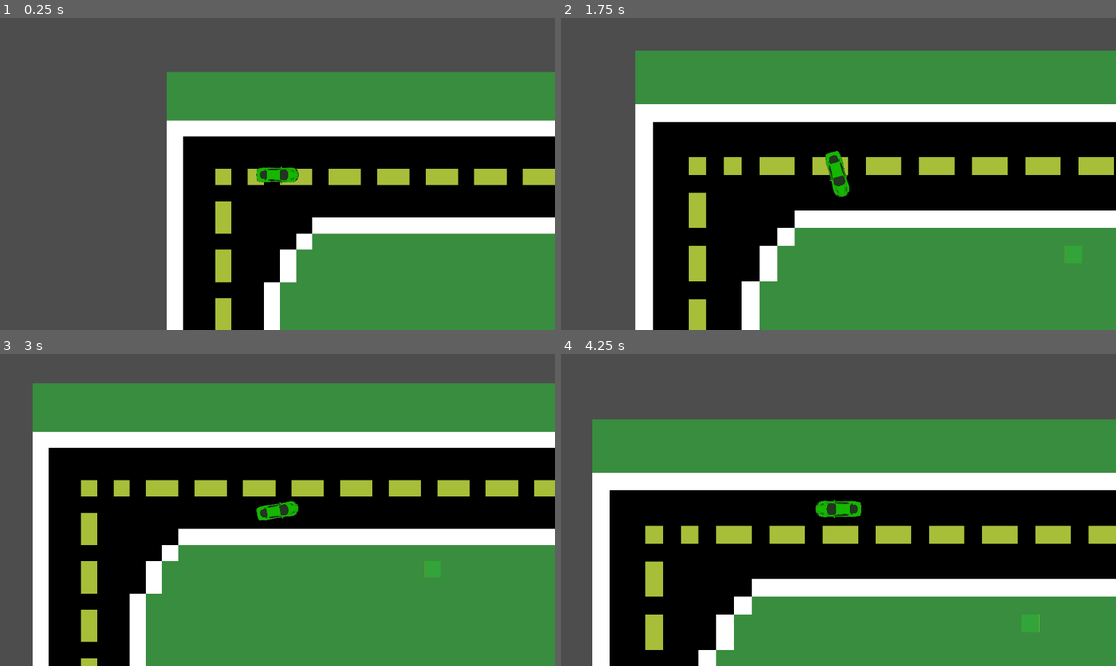
Above: before the commit, frames 1-4 (two rows, left to right).
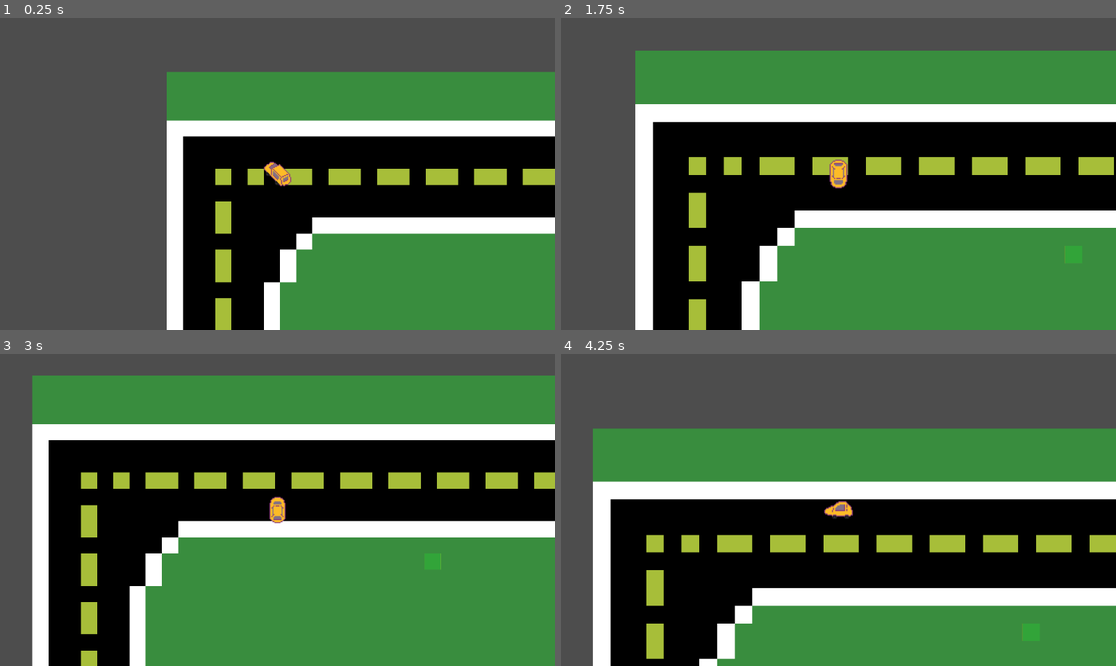
Above: after the commit, the same moments.

Repository: adrian-azan/Free-Parking
Game: Godot game, scene res://SCENES/LEVELS/DEBUG_SCENES/DEBUG_Road_LONG.tscn
Same seed, same stepped clock (60 frames per second), same inputs: the game is played once before the commit and once after it.
Inputs (mouse positions are in pixels of both pictures, inside the frame that each line leads up to):
- Up to frame 1 (0.25 s): no input
- Up to frame 2 (1.75 s): tap Enter at 0.5 s; move the mouse to (960, 158) at 0.52 s; hold D (move_right) 0.53-1.28 s; tap Space (SwitchCar) at 0.6 s; move the mouse to (727, 189) at 1.27 s; hold S (move_down) from 1.28 s (still down); tap Mouse wheel up (ZoomIn) at 1.35 s
- Up to frame 3 (3 s): move the mouse to (333, 441) at 2.02 s; release S (move_down) at 2.03 s; hold D (move_right) 2.03-2.78 s; tap Mouse wheel down (ZoomOut) at 2.1 s; move the mouse to (249, 572) at 2.77 s; hold W (move_up) from 2.78 s (still down); tap Space (SwitchCar) at 2.85 s
- Up to frame 4 (4.25 s): move the mouse to (1005, 556) at 3.52 s; release W (move_up) at 3.53 s; hold A (move_left) from 3.53 s (still down); tap Mouse wheel up (ZoomIn) at 3.6 s

The runs differ from the first frame. In frame 1, 0.4% of the frame differs, in the area x 46-54%, y 46-54%; in frame 2, 0.4%; in frame 3, 15%; in frame 4, 18%, in the area x 5-100%, y 20-100%.

Commit message:
Took christians work on changing sprites based on movement, and both simplified and complicated it. Simplified it in that he was using the button presses to determine what the frame should be but that was giving funky results. I changed it to work of the "moving" variable. Complicated it by incluidn acceleration in the logic for when we want to change to the diagnol values. We can change that for all the directions but I started with just the diagnols for now

Diff:
--- a/CODE/PLAYER/PlayerCar.gd
+++ b/CODE/PLAYER/PlayerCar.gd
@@ -54,7 +54,10 @@
 var SPEEDING_DOWN_Y: Tween
 var _decelerationTime: float
 
-
+###
+# Stuff about the node
+###
+@onready var sprite: AnimatedSprite2D = $Sprite2D
 
 func _ready() -> void:
 	audio_player = $AudioStreamPlayer2D
@@ -119,6 +122,32 @@
 		audio_player.stop()
 
 
+	#Straight Left or Right
+	if moving.x == 1 and moving.y == 0:
+		sprite.frame = 3
+	if moving.x == -1 and moving.y == 0:
+		sprite.frame = 7
+
+	#Straight Up or Down
+	if moving.y == 1 and moving.x == 0:
+		sprite.frame = 5
+	if moving.y == -1 and moving.x == 0:
+		sprite.frame = 1
+
+	#Diagnols
+	#Sprite will only change to go diagnol after we've reached half of the max/min velocity in any direction
+	#DownRight
+	if (moving.y == 1 and moving.x == 1) and (velocity.y >= velocityYClamp.y / 2 and velocity.x >= velocityXClamp.y / 2):
+		sprite.frame = 4
+	#DownLeft
+	if (moving.y == 1 and moving.x == -1) and (velocity.y >= velocityYClamp.y / 2 and velocity.x <= velocityXClamp.x / 2):
+		sprite.frame = 6
+	#UpRight
+	if moving.y == -1 and moving.x == 1 and (velocity.y <= velocityYClamp.x / 2 and velocity.x >= velocityXClamp.y / 2):
+		sprite.frame = 2
+	#UpLeft
+	if moving.y == -1 and moving.x == -1 and (velocity.y <= velocityYClamp.x / 2 and velocity.x <= velocityXClamp.x / 2):
+		sprite.frame = 0
+
+
 	move_and_slide()
-	if (velocity != Vector2.ZERO):
-		rotation = velocity.angle()
--- a/SCENES/PLAYER/PlayerCar.tscn
+++ b/SCENES/PLAYER/PlayerCar.tscn
@@ -1,11 +1,10 @@
-[gd_scene load_steps=5 format=3 uid="uid://b2m047wdkfa5y"]
+[gd_scene load_steps=4 format=3 uid="uid://b2m047wdkfa5y"]
 
 [ext_resource type="Script" uid="uid://c2fa32ayou81o" path="res://CODE/PLAYER/PlayerCar.gd" id="1_667t4"]
-[ext_resource type="Texture2D" uid="uid://cgcyubf12bu5y" path="res://ART/SPRITES/CarSprite.png" id="2_4cgft"]
-[ext_resource type="SpriteFrames" uid="uid://hogtsvj4k2bq" path="res://ART/SPRITES/Prototype/PROTOTYPE_SPRITE_FRAMES.tres" id="3_4cgft"]
+[ext_resource type="SpriteFrames" uid="uid://cm4hblm2e0ri7" path="res://ART/SPRITES/Car-Player.tres" id="2_0aeyj"]
 
 [sub_resource type="RectangleShape2D" id="RectangleShape2D_4cgft"]
-size = Vector2(81, 32)
+size = Vector2(41, 39)
 
 [node name="PlayerCar" type="CharacterBody2D"]
 collision_mask = 20
@@ -13,22 +12,12 @@
 wall_min_slide_angle = 0.7853982
 script = ExtResource("1_667t4")
 
-[node name="Sprite2D" type="Sprite2D" parent="."]
-position = Vector2(320, 211)
-scale = Vector2(0.1042857, 0.08517544)
-texture = ExtResource("2_4cgft")
-offset = Vector2(-3066.6667, -2466.6665)
-
 [node name="AudioStreamPlayer2D" type="AudioStreamPlayer2D" parent="."]
 
-[node name="DEBUG" type="Node2D" parent="."]
+[node name="CollisionShape2D" type="CollisionShape2D" parent="."]
+position = Vector2(1.5, 0.5)
+shape = SubResource("RectangleShape2D_4cgft")
 
-[node name="background" type="AnimatedSprite2D" parent="DEBUG"]
-visible = false
-scale = Vector2(2, 2)
-sprite_frames = ExtResource("3_4cgft")
-frame = 4
-
-[node name="CollisionShape2D" type="CollisionShape2D" parent="."]
-position = Vector2(-0.5, 0)
-shape = SubResource("RectangleShape2D_4cgft")
+[node name="Sprite2D" type="AnimatedSprite2D" parent="."]
+sprite_frames = ExtResource("2_0aeyj")
+metadata/_edit_lock_ = true
